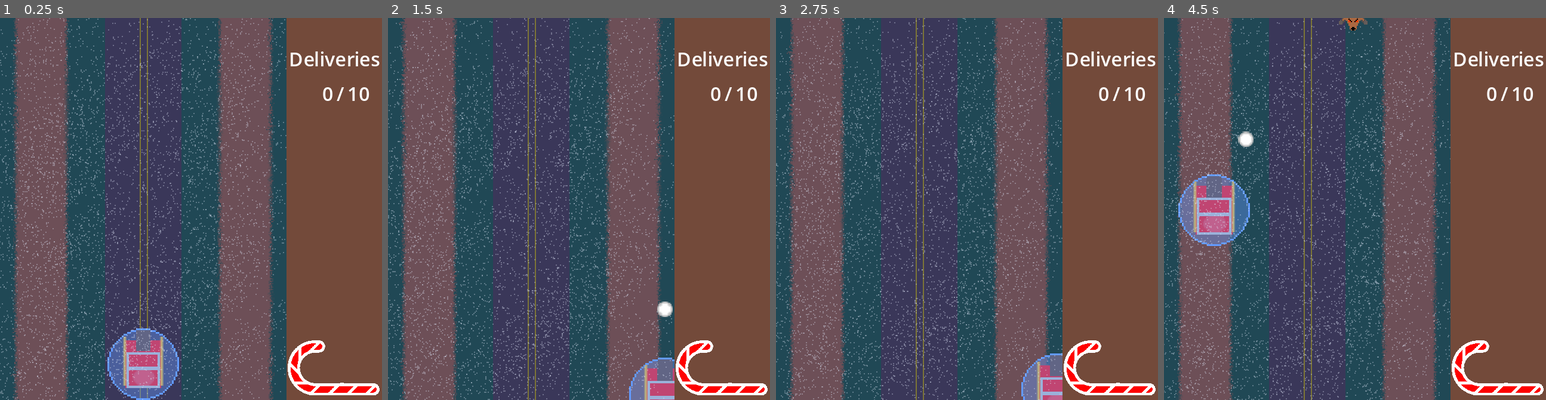
Above: before the commit, frames 1-4 (left to right).
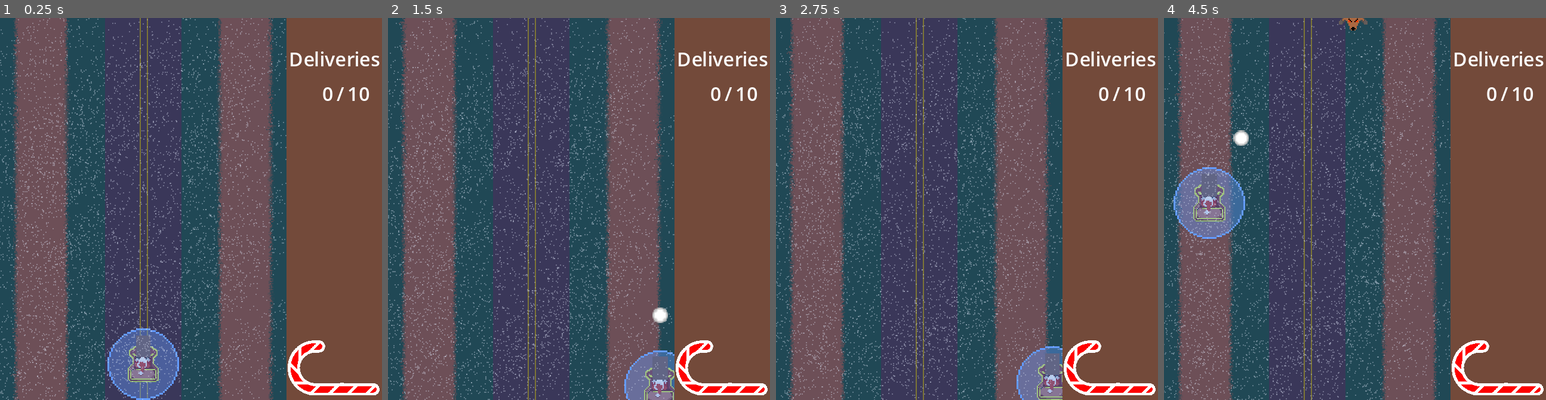
Above: after the commit, the same moments.

Repository: Zoidmania/gdex-2023-winter
Game: Godot game, scene res://stages/stage_north_america.tscn
Same seed, same stepped clock (60 frames per second), same inputs: the game is played once before the commit and once after it. The engine's default icon, where the game draws it, is replaced by a stand-in: a white triangle on a blue panel in a dark square.
Inputs:
- Up to frame 1 (0.25 s): no input
- Up to frame 2 (1.5 s): tap Enter at 0.5 s; hold Right (santa_move_right) 0.53-1.28 s; hold Shift (santa_land_or_take_off) 0.53-1.28 s; hold Down (santa_move_down) from 1.28 s (still down); tap Space (santa_shoot) at 1.35 s
- Up to frame 3 (2.75 s): release Down (santa_move_down) at 2.03 s; hold Right (santa_move_right) from 2.03 s (still down); hold Shift (santa_land_or_take_off) from 2.03 s (still down)
- Up to frame 4 (4.5 s): release Right (santa_move_right) at 2.78 s; release Shift (santa_land_or_take_off) at 2.78 s; hold Up (santa_move_up) 2.78-3.53 s; tap Space (santa_shoot) at 2.85, 4.35 s; hold Shift (santa_land_or_take_off) 3.53-4.28 s; hold Left (santa_move_left) from 3.53 s (still down)

The runs differ from the first frame. In frame 1, 1.2% of the frame differs, in the area x 32-43%, y 81-97%; in frame 2, 1.2%; in frame 3, 1.0%; in frame 4, 2.5%, in the area x 2-24%, y 29-60%.

Commit message:
add sleigh sprite

Diff:
--- a/src/player/sleigh.tscn
+++ b/src/player/sleigh.tscn
@@ -2,9 +2,9 @@
 
 [ext_resource type="Script" path="res://player/sleigh.gd" id="1_1sigw"]
 [ext_resource type="Resource" uid="uid://c7pb7has64jr8" path="res://game_stats.tres" id="2_hjant"]
-[ext_resource type="Texture2D" uid="uid://7khkam8vpnix" path="res://assets/player-proto/sleigh.png" id="2_m5w7w"]
 [ext_resource type="PackedScene" uid="uid://btkcgktcgydvg" path="res://weapons/snowball_cannon.tscn" id="3_hbrjt"]
 [ext_resource type="Script" path="res://components/hurtbox_component.gd" id="4_6y4jf"]
+[ext_resource type="Texture2D" uid="uid://bq8urdtxsyuln" path="res://assets/santa-presents/Santa.png" id="4_ra4kh"]
 [ext_resource type="Script" path="res://components/destroyed_component.gd" id="6_lkdr4"]
 [ext_resource type="Script" path="res://components/move_component.gd" id="7_3bsw0"]
 [ext_resource type="Script" path="res://components/move_input_component.gd" id="8_47fyc"]
@@ -17,7 +17,7 @@
 [ext_resource type="PackedScene" uid="uid://2o46vapqr8yu" path="res://shield.tscn" id="15_xh5xk"]
 
 [sub_resource type="RectangleShape2D" id="RectangleShape2D_mcae1"]
-size = Vector2(16, 19)
+size = Vector2(24, 30)
 
 [node name="Sleigh" type="Node2D"]
 script = ExtResource("1_1sigw")
@@ -26,10 +26,10 @@
 
 [node name="SleighSprite" type="Sprite2D" parent="."]
 position = Vector2(9.53674e-07, 0)
-texture = ExtResource("2_m5w7w")
+texture = ExtResource("4_ra4kh")
 
 [node name="WeaponMount" type="Marker2D" parent="."]
-position = Vector2(0, -20)
+position = Vector2(0, -15)
 
 [node name="HurtboxComponent" type="Area2D" parent="." node_paths=PackedStringArray("health_component", "scale_component", "flash_component")]
 collision_mask = 0
@@ -39,7 +39,6 @@
 flash_component = NodePath("../HurtFlashComponent")
 
 [node name="CollisionShape2D" type="CollisionShape2D" parent="HurtboxComponent"]
-position = Vector2(0, -0.5)
 shape = SubResource("RectangleShape2D_mcae1")
 debug_color = Color(0.917647, 0.196078, 0.517647, 0.419608)
 
--- a/src/shield.tscn
+++ b/src/shield.tscn
@@ -8,7 +8,7 @@
 [ext_resource type="Script" path="res://components/flash_component.gd" id="6_8nwxi"]
 
 [sub_resource type="CircleShape2D" id="CircleShape2D_vbwhl"]
-radius = 19.0263
+radius = 19.0
 
 [node name="Shield" type="Node2D"]
 script = ExtResource("1_b0wr3")
@@ -27,6 +27,7 @@
 shape = SubResource("CircleShape2D_vbwhl")
 
 [node name="Sprite2D" type="Sprite2D" parent="."]
+position = Vector2(1.19209e-07, 1.19209e-07)
 texture = ExtResource("3_mccr1")
 
 [node name="ScaleComponent" type="Node" parent="." node_paths=PackedStringArray("sprite")]
